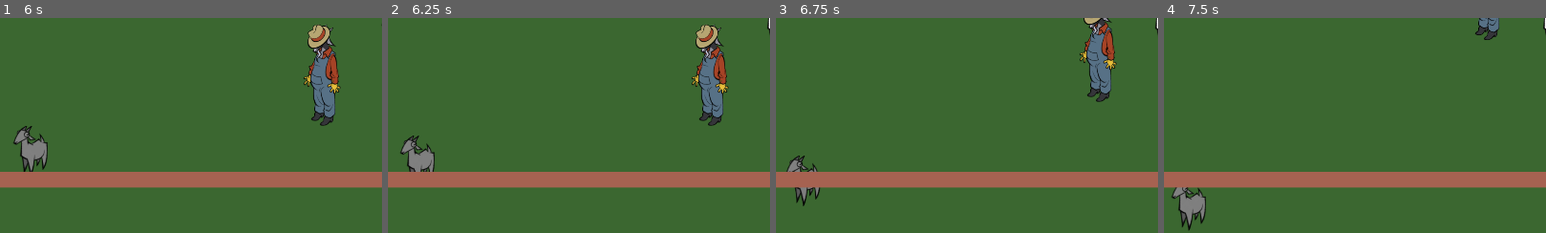
Above: before the commit, frames 1-4 (left to right).
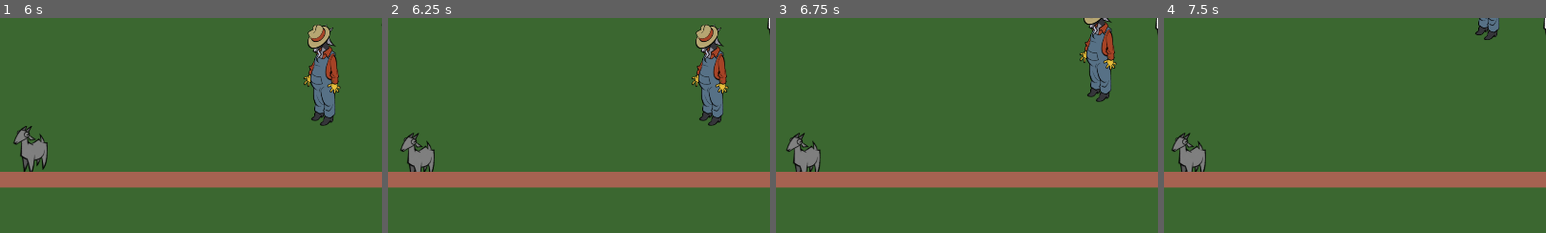
Above: after the commit, the same moments.

Repository: jadicodes/goat-game
Game: Godot game, scene res://farm/farm.tscn
Two runs of this game, one before a commit and one after it. Both use one fixed random seed, a clock stepped at 60 frames per second and the inputs below. The engine's default icon, where the game draws it, is replaced by a stand-in: a white triangle on a blue panel in a dark square.
Inputs (mouse positions are % of the whole screen's width and height, from its top left):
- Up to frame 1 (6 s): tap Enter at 0.5 s; move the mouse to (72, 45) at 0.52 s; hold D (move_right) 0.53-1.25 s; hold E (interact) 0.53-1.25 s; click (72, 45) at 0.67 s; drag from (30, 55) to (45, 70) at 1.27 s; move the mouse to (60, 28) at 2.02 s; hold D (move_right) 2.03-2.75 s; tap Alt at 2.1, 5.1 s; drag from (45, 70) to (20, 35) at 2.77 s; move the mouse to (80, 65) at 3.52 s; hold A (move_left) 3.53-4.25 s; hold E (interact) 3.53-4.25 s; drag from (20, 35) to (35, 25) at 4.27 s; move the mouse to (55, 50) at 5.02 s; hold S (move_down) 5.03-5.75 s; click (55, 50) at 5.17 s; drag from (35, 25) to (30, 55) at 5.77 s
- Up to frame 2 (6.25 s): no input
- Up to frame 3 (6.75 s): move the mouse to (72, 45) at 6.52 s; hold W (move_up) from 6.53 s (still down); hold E (interact) from 6.53 s (still down)
- Up to frame 4 (7.5 s): release W (move_up) at 7.25 s; release E (interact) at 7.25 s; drag from (30, 55) to (45, 70) at 7.27 s
The pictures show only the part of the screen within x 16-66%, y 50-100%; the shares and areas given below are measured in that part.

Frame 1 is identical in both runs. In frame 2, 0.5% of the frame differs, in the area x 3-13%, y 53-72%; in frame 3, 1.4%; in frame 4, 2.1%, in the area x 2-11%, y 53-99%.

Commit message:
Add barriers

Diff:
--- a/project/farm/farm.tscn
+++ b/project/farm/farm.tscn
@@ -36,6 +36,7 @@
 position = Vector2(1319, 509)
 
 [node name="Fence" type="StaticBody2D" parent="."]
+collision_layer = 9
 
 [node name="CollisionShape2D" type="CollisionShape2D" parent="Fence"]
 position = Vector2(257, 553)
--- a/project/farmer/farmer.tscn
+++ b/project/farmer/farmer.tscn
@@ -7,6 +7,7 @@
 radius = 64.0
 
 [node name="Farmer" type="CharacterBody2D"]
+collision_mask = 9
 script = ExtResource("1_7h16g")
 
 [node name="Sprite2D" type="Sprite2D" parent="."]
@@ -19,5 +20,5 @@
 [node name="HitCast" type="RayCast2D" parent="."]
 unique_name_in_owner = true
 target_position = Vector2(148, 0)
-collision_mask = 6
+collision_mask = 4
 hit_from_inside = true
--- a/project/goat/goat.tscn
+++ b/project/goat/goat.tscn
@@ -12,8 +12,8 @@
 radius = 48.0
 
 [node name="Goat" type="CharacterBody2D"]
-collision_layer = 2
-collision_mask = 0
+collision_layer = 6
+collision_mask = 8
 script = ExtResource("1_whs48")
 
 [node name="Sprite2D" type="Sprite2D" parent="."]
--- a/project/project.godot
+++ b/project/project.godot
@@ -55,9 +55,10 @@
 
 [layer_names]
 
-2d_physics/layer_1="default"
+2d_physics/layer_1="farmer"
 2d_physics/layer_2="goat"
 2d_physics/layer_3="interactable"
+2d_physics/layer_4="barriers"
 
 [rendering]
 
